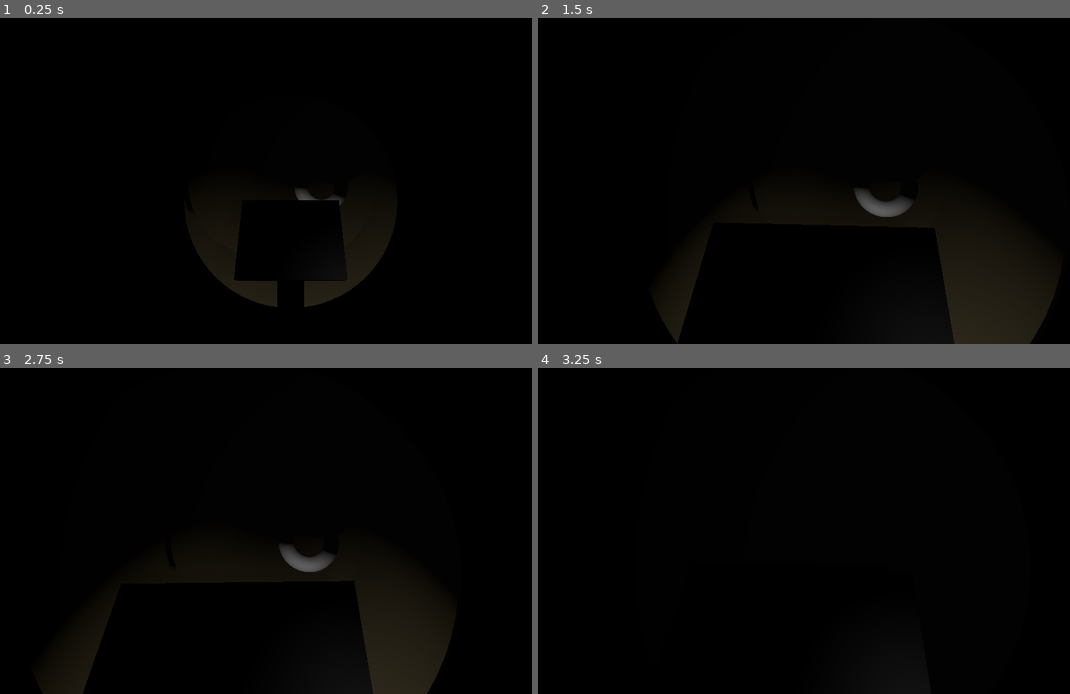
Above: before the commit, frames 1-4 (two rows, left to right).
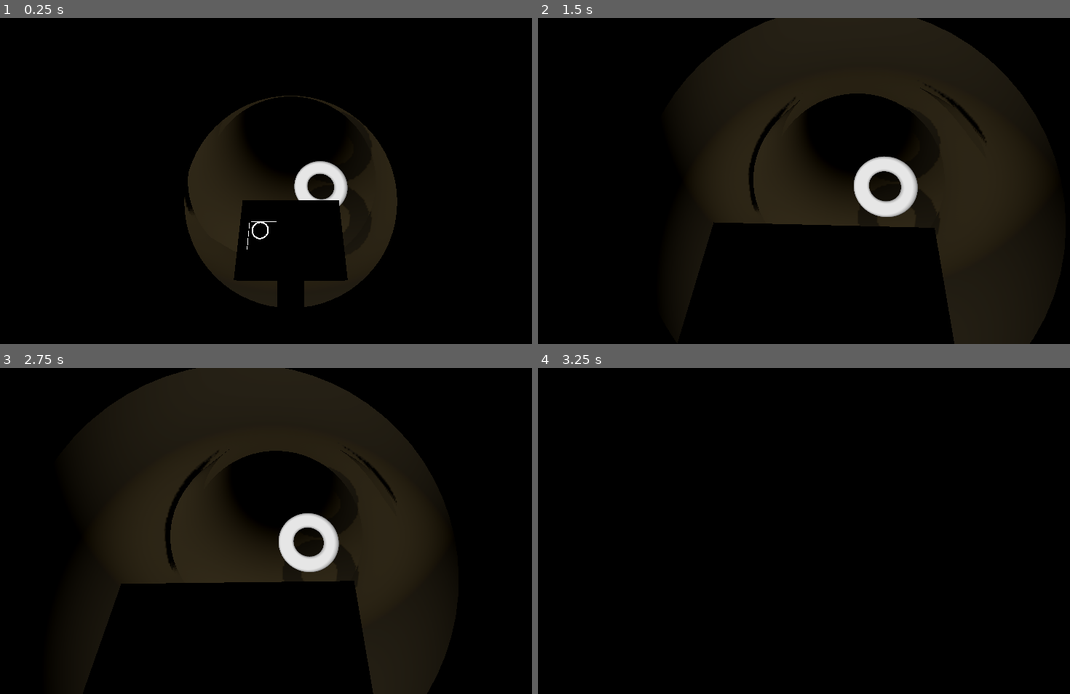
Above: after the commit, the same moments.

Repository: BVenturaDev/DeepDark
Game: Godot game, scene res://scenes/levels/dev_env.tscn
The game is run twice, just before and just after one commit, with the same random seed, the same clock (stepped at 60 frames per second) and the same inputs.
Inputs (mouse positions are in pixels of both pictures, inside the frame that each line leads up to):
- Up to frame 1 (0.25 s): no input
- Up to frame 2 (1.5 s): tap Enter at 0.5 s; move the mouse to (862, 181) at 0.52 s; hold K (cam_light) 0.53-1.28 s; hold W (move_forward) from 0.53 s (still down); tap Space at 1.25 s; move the mouse to (798, 181) at 1.27 s; tap . (next_camera) at 1.35 s
- Up to frame 3 (2.75 s): keep holding W (move_forward); tap Enter at 2 s; move the mouse to (303, 524) at 2.02 s; hold , (previous_camera) from 2.03 s (still down)
- Up to frame 4 (3.25 s): keep holding W (move_forward); tap Space at 2.75 s; move the mouse to (819, 537) at 2.77 s; release , (previous_camera) at 2.78 s; tap L (sub_lights) at 2.85 s

The runs differ from the first frame. In frame 1, 5.0% of the frame differs, in the area x 34-75%, y 23-80%; in frame 2, 27%; in frame 3, 27%, in the area x 18-83%, y 0-90%; in frame 4, less than 0.1%.

Commit message:
outline shader for targeted interactable

Diff:
--- /dev/null
+++ b/materials/entities/control_stick/control_stick.tres
@@ -0,0 +1,7 @@
+[gd_resource type="StandardMaterial3D" load_steps=2 format=3 uid="uid://b2f32i8oqiel6"]
+
+[ext_resource type="Material" uid="uid://b4haeeweoax2f" path="res://materials/entities/outline_shader.tres" id="1_0cadw"]
+
+[resource]
+next_pass = ExtResource("1_0cadw")
+albedo_color = Color(0.103744, 0.103744, 0.103744, 1)
--- /dev/null
+++ b/materials/entities/control_stick/control_stick_ball.tres
@@ -0,0 +1,7 @@
+[gd_resource type="StandardMaterial3D" load_steps=2 format=3 uid="uid://botq8e7fypm1a"]
+
+[ext_resource type="Material" uid="uid://b4haeeweoax2f" path="res://materials/entities/outline_shader.tres" id="1_86n82"]
+
+[resource]
+next_pass = ExtResource("1_86n82")
+albedo_color = Color(1, 0, 0, 1)
--- /dev/null
+++ b/materials/entities/control_stick/control_stick_base.tres
@@ -0,0 +1,7 @@
+[gd_resource type="StandardMaterial3D" load_steps=2 format=3 uid="uid://c8d8fxdr6u8b3"]
+
+[ext_resource type="Material" uid="uid://b4haeeweoax2f" path="res://materials/entities/outline_shader.tres" id="1_oetnt"]
+
+[resource]
+next_pass = ExtResource("1_oetnt")
+albedo_color = Color(0.166119, 0.211287, 0.251321, 1)
--- /dev/null
+++ b/materials/entities/outline_shader.tres
@@ -0,0 +1,11 @@
+[gd_resource type="ShaderMaterial" load_steps=2 format=3 uid="uid://b4haeeweoax2f"]
+
+[ext_resource type="Shader" path="res://shaders/outline_shader.gdshader" id="1_1q0bx"]
+
+[resource]
+resource_local_to_scene = true
+render_priority = 0
+shader = ExtResource("1_1q0bx")
+shader_parameter/outline_color = Color(1, 1, 1, 1)
+shader_parameter/outline_width = 2.0
+shader_parameter/is_targeted = false
--- a/materials/entities/submarine/screen_crt_shader.tres
+++ b/materials/entities/submarine/screen_crt_shader.tres
@@ -7,14 +7,14 @@
 shader_parameter/resolution = Vector2(640, 480)
 shader_parameter/scan_line_amount = 1.0
 shader_parameter/warp_amount = 0.056
-shader_parameter/noise_amount = 0.108
-shader_parameter/interference_amount = 0.2
+shader_parameter/noise_amount = 0.145
+shader_parameter/interference_amount = 0.357
 shader_parameter/grille_amount = 0.1
 shader_parameter/grille_size = 1.0
 shader_parameter/vignette_amount = 0.6
 shader_parameter/vignette_intensity = 0.4
 shader_parameter/aberation_amount = 0.5
-shader_parameter/roll_line_amount = 0.3
-shader_parameter/roll_speed = 8.43
+shader_parameter/roll_line_amount = 0.221
+shader_parameter/roll_speed = 6.202
 shader_parameter/scan_line_strength = -8.0
 shader_parameter/pixel_strength = -2.0
--- a/materials/entities/submarine/screen_sonar_shader.tres
+++ b/materials/entities/submarine/screen_sonar_shader.tres
@@ -18,4 +18,5 @@
 shader_parameter/blip_size = 0.1
 shader_parameter/blip_softness = 0.4
 shader_parameter/blip_presistence = 2.0
-shader_parameter/blip_position = Vector2(0.5, 0.5)
+shader_parameter/blip_positions = PackedVector2Array(0.5, 0.5, 0.5, 0)
+shader_parameter/num_blips = 2
--- /dev/null
+++ b/scenes/entities/control_stick.tscn
@@ -0,0 +1,47 @@
+[gd_scene load_steps=9 format=3 uid="uid://bts1wjevjq4hc"]
+
+[ext_resource type="Material" uid="uid://c8d8fxdr6u8b3" path="res://materials/entities/control_stick/control_stick_base.tres" id="1_g1qee"]
+[ext_resource type="Script" path="res://src/entities/control_stick.gd" id="1_okx1a"]
+[ext_resource type="Material" uid="uid://b2f32i8oqiel6" path="res://materials/entities/control_stick/control_stick.tres" id="2_boxof"]
+[ext_resource type="Material" uid="uid://botq8e7fypm1a" path="res://materials/entities/control_stick/control_stick_ball.tres" id="3_i7x0l"]
+
+[sub_resource type="BoxMesh" id="BoxMesh_asdoo"]
+resource_local_to_scene = true
+material = ExtResource("1_g1qee")
+size = Vector3(0.1, 0.05, 0.1)
+
+[sub_resource type="BoxShape3D" id="BoxShape3D_5pauc"]
+size = Vector3(0.25, 0.3, 0.25)
+
+[sub_resource type="CylinderMesh" id="CylinderMesh_yybb0"]
+material = ExtResource("2_boxof")
+top_radius = 0.01
+bottom_radius = 0.01
+height = 0.1
+
+[sub_resource type="SphereMesh" id="SphereMesh_4r1s2"]
+material = ExtResource("3_i7x0l")
+radius = 0.025
+height = 0.05
+
+[node name="ControlStick" type="StaticBody3D" groups=["interactable"]]
+collision_layer = 8
+collision_mask = 8
+script = ExtResource("1_okx1a")
+
+[node name="MeshInstance3DPad" type="MeshInstance3D" parent="."]
+mesh = SubResource("BoxMesh_asdoo")
+
+[node name="CollisionShape3D" type="CollisionShape3D" parent="."]
+transform = Transform3D(1, 0, 0, 0, 1, 0, 0, 0, 1, 0, 0.112705, 0)
+shape = SubResource("BoxShape3D_5pauc")
+
+[node name="TiltControl" type="Node3D" parent="."]
+
+[node name="MeshInstanceStick" type="MeshInstance3D" parent="TiltControl"]
+transform = Transform3D(1, 0, 0, 0, 1, 0, 0, 0, 1, 0, 0.0516827, 0)
+mesh = SubResource("CylinderMesh_yybb0")
+
+[node name="MeshInstanceBall" type="MeshInstance3D" parent="TiltControl"]
+transform = Transform3D(1, 0, 0, 0, 1, 0, 0, 0, 1, 0, 0.0991174, 0)
+mesh = SubResource("SphereMesh_4r1s2")
--- a/scenes/entities/player.tscn
+++ b/scenes/entities/player.tscn
@@ -20,6 +20,5 @@
 
 [node name="RayCast3D" type="RayCast3D" parent="Camera3D"]
 transform = Transform3D(1, 0, 0, 0, -4.37114e-08, -1, 0, 1, -4.37114e-08, 0, 0, 0)
-enabled = false
-target_position = Vector3(0, -3, 0)
-collision_mask = 4
+target_position = Vector3(0, -2, 0)
+collision_mask = 8
--- a/scenes/entities/screen.tscn
+++ b/scenes/entities/screen.tscn
@@ -18,17 +18,17 @@
 void fragment()
 {
 	ALBEDO = texture(screen_tex, vec2(UV.y, 1.0 - UV.x)).rgb;
-	EMISSION = texture(screen_tex, vec2(UV.x, 1.0 - UV.y)).rgb;
+	EMISSION = texture(screen_tex, vec2(UV.x, 1.0 - UV.y)).rgb * 2.0;
 }"
 
-[sub_resource type="ViewportTexture" id="ViewportTexture_e2asp"]
+[sub_resource type="ViewportTexture" id="ViewportTexture_hfskg"]
 viewport_path = NodePath("SubViewport")
 
 [sub_resource type="ShaderMaterial" id="ShaderMaterial_375h2"]
 resource_local_to_scene = true
 render_priority = 0
 shader = SubResource("Shader_1xnl0")
-shader_parameter/screen_tex = SubResource("ViewportTexture_e2asp")
+shader_parameter/screen_tex = SubResource("ViewportTexture_hfskg")
 
 [sub_resource type="PlaneMesh" id="PlaneMesh_y7p4j"]
 material = SubResource("ShaderMaterial_375h2")
@@ -118,6 +118,7 @@
 
 [node name="OmniLight3D" type="OmniLight3D" parent="."]
 transform = Transform3D(1, 0, 0, 0, 1, 0, 0, 0, 1, -0.167091, 0, 0)
+visible = false
 light_color = Color(0.400698, 0.400698, 0.400698, 1)
 light_energy = 0.25
 shadow_enabled = true
--- a/scenes/entities/sonar.tscn
+++ b/scenes/entities/sonar.tscn
@@ -1,5 +1,6 @@
-[gd_scene load_steps=9 format=3 uid="uid://ddf2i5yx54j38"]
+[gd_scene load_steps=10 format=3 uid="uid://ddf2i5yx54j38"]
 
+[ext_resource type="Script" path="res://src/entities/sonar.gd" id="1_ojl5k"]
 [ext_resource type="Material" uid="uid://cbij6u086jog0" path="res://materials/entities/submarine/sub_console.tres" id="2_xdl32"]
 [ext_resource type="Material" uid="uid://gisbr8fpgcmb" path="res://materials/entities/submarine/screen_crt_shader.tres" id="3_j3l0v"]
 [ext_resource type="Material" uid="uid://caii8n3gkv3ry" path="res://materials/entities/submarine/screen_sonar_shader.tres" id="3_n00mb"]
@@ -18,30 +19,32 @@
 void fragment()
 {
 	ALBEDO = texture(screen_tex, vec2(1.0 - UV.y, 1.0 - UV.x)).rgb;
-	//EMISSION = texture(screen_tex, vec2(UV.x, 1.0 - UV.y)).rgb * 0.01;
+	EMISSION = texture(screen_tex, vec2(UV.x, 1.0 - UV.y)).rgb * 2.0;
 }"
 
-[sub_resource type="ViewportTexture" id="ViewportTexture_rnwg2"]
+[sub_resource type="ViewportTexture" id="ViewportTexture_0fsin"]
 viewport_path = NodePath("SubViewport")
 
 [sub_resource type="ShaderMaterial" id="ShaderMaterial_5p4e7"]
 resource_local_to_scene = true
 render_priority = 0
 shader = SubResource("Shader_775js")
-shader_parameter/screen_tex = SubResource("ViewportTexture_rnwg2")
+shader_parameter/screen_tex = SubResource("ViewportTexture_0fsin")
 
 [sub_resource type="PlaneMesh" id="PlaneMesh_y7p4j"]
+resource_local_to_scene = true
 material = SubResource("ShaderMaterial_5p4e7")
 size = Vector2(0.7, 0.95)
 
 [node name="SonarScreen" type="Node3D"]
+script = ExtResource("1_ojl5k")
 
 [node name="MeshInstanceBase" type="MeshInstance3D" parent="."]
 transform = Transform3D(1, 0, 0, 0, 1, 0, 0, 0, 1, -0.0375602, 0, 0)
 mesh = SubResource("BoxMesh_lut70")
 
 [node name="MeshInstanceScreen" type="MeshInstance3D" parent="."]
-transform = Transform3D(-4.37114e-08, -1, 0, 1, -4.37114e-08, 0, 0, 0, 1, -0.0890678, 0, 0)
+transform = Transform3D(-4.37114e-08, -1, 0, 1, -4.37114e-08, 0, 0, 0, -1, -0.0890678, 0, 0)
 mesh = SubResource("PlaneMesh_y7p4j")
 
 [node name="SubViewport" type="SubViewport" parent="."]
@@ -66,6 +69,15 @@
 grow_horizontal = 2
 grow_vertical = 2
 
+[node name="Label" type="Label" parent="SubViewport/ScreenControl"]
+offset_right = 53.0
+offset_bottom = 23.0
+scale = Vector2(4, 4)
+theme_override_font_sizes/font_size = 9
+text = "Top"
+horizontal_alignment = 1
+vertical_alignment = 1
+
 [node name="ColorRectCRT" type="ColorRect" parent="SubViewport/ScreenControl"]
 material = ExtResource("3_j3l0v")
 layout_mode = 1
@@ -74,3 +86,17 @@
 anchor_bottom = 1.0
 grow_horizontal = 2
 grow_vertical = 2
+
+[node name="SonarCasts" type="Node3D" parent="."]
+
+[node name="OmniLight3D" type="OmniLight3D" parent="."]
+transform = Transform3D(1, 0, 0, 0, 1, 0, 0, 0, 1, -0.167091, 0, 0)
+visible = false
+light_color = Color(0.400698, 0.400698, 0.400698, 1)
+light_energy = 0.25
+shadow_enabled = true
+distance_fade_enabled = true
+distance_fade_begin = 1.0
+distance_fade_shadow = 3.0
+distance_fade_length = 3.0
+omni_range = 3.0
--- a/scenes/entities/submarine.tscn
+++ b/scenes/entities/submarine.tscn
@@ -1,11 +1,13 @@
-[gd_scene load_steps=17 format=3 uid="uid://c22ahfk2dg3k6"]
+[gd_scene load_steps=19 format=3 uid="uid://c22ahfk2dg3k6"]
 
 [ext_resource type="Script" path="res://src/entities/submarine.gd" id="1_0nxjb"]
 [ext_resource type="Material" uid="uid://cxcsdj6qq0kfx" path="res://materials/entities/submarine/sub_hull.tres" id="1_e21wt"]
 [ext_resource type="Material" uid="uid://bcy3miek1y1dy" path="res://materials/entities/submarine/sub_glass.tres" id="2_qn868"]
 [ext_resource type="Material" uid="uid://cbij6u086jog0" path="res://materials/entities/submarine/sub_console.tres" id="3_mvo7a"]
+[ext_resource type="PackedScene" uid="uid://bts1wjevjq4hc" path="res://scenes/entities/control_stick.tscn" id="5_51deg"]
 [ext_resource type="PackedScene" uid="uid://ilhuhfajpb2p" path="res://scenes/entities/player.tscn" id="5_hxsbj"]
 [ext_resource type="PackedScene" uid="uid://dedrie567uqc2" path="res://scenes/entities/screen.tscn" id="5_s7gew"]
+[ext_resource type="PackedScene" uid="uid://ddf2i5yx54j38" path="res://scenes/entities/sonar.tscn" id="6_8w5aq"]
 
 [sub_resource type="CylinderMesh" id="CylinderMesh_47y4j"]
 material = ExtResource("1_e21wt")
@@ -101,12 +103,15 @@
 mesh = SubResource("BoxMesh_bklx0")
 
 [node name="MeshInstanceConsole" type="MeshInstance3D" parent="Interior/Node3DInterior/Node3DControlConsole"]
-transform = Transform3D(0.891837, -0.452357, 4.72795e-09, 0.452357, 0.891837, -1.97732e-08, 4.72795e-09, 1.97732e-08, 1, -0.0254803, 0.345574, 1.11378e-09)
+transform = Transform3D(0.891007, -0.453991, 0, 0.453991, 0.891007, 0, 0, 0, 1, -0.0254803, 0.345574, 1.11378e-09)
 mesh = SubResource("BoxMesh_xlp7x")
 
 [node name="CollisionShape3D" type="CollisionShape3D" parent="Interior/Node3DInterior/Node3DControlConsole"]
 transform = Transform3D(1, 0, 0, 0, 1, 0, 0, 0, 1, 0, 0.237898, 0)
 shape = SubResource("BoxShape3D_x6j71")
+
+[node name="ControlStick" parent="Interior/Node3DInterior/Node3DControlConsole" instance=ExtResource("5_51deg")]
+transform = Transform3D(0.474611, 0.880196, 0, -0.880196, 0.474611, 0, 0, 0, 1, 0.00635505, 0.364075, 0.106151)
 
 [node name="CollisionShapeFloor" type="CollisionShape3D" parent="Interior"]
 transform = Transform3D(2, 0, 0, 0, 2, 0, 0, 0, 2, 0, -1.05437, 0)
@@ -153,11 +158,22 @@
 [node name="Camera3DRoof" parent="Interior/Screen/SubViewport/Node3DCameras" index="4"]
 transform = Transform3D(-1, -8.74228e-08, 3.82137e-15, 0, -4.37114e-08, -1, 8.74228e-08, -1, 4.37114e-08, -0.971, 1.038, 0)
 
+[node name="SonarScreen" parent="Interior" instance=ExtResource("6_8w5aq")]
+transform = Transform3D(-4.37114e-08, 0, -1, 0, 1, 0, 1, 0, -4.37114e-08, 0, 0, 0.967)
+
 [node name="Player" parent="." instance=ExtResource("5_hxsbj")]
 transform = Transform3D(-4.37114e-08, 0, 1, 0, 1, 0, -1, 0, -4.37114e-08, 0, -0.238117, 0)
 
-[node name="SpotLight3DHeadlight" type="SpotLight3D" parent="."]
-transform = Transform3D(-4.37114e-08, -0.573133, 0.819462, 0, 0.819462, 0.573133, -1, 2.50524e-08, -3.58198e-08, -2.09996, -1.02865, 9.1792e-08)
+[node name="Headlights" type="Node3D" parent="."]
+
+[node name="SpotLight3DHeadlight" type="SpotLight3D" parent="Headlights"]
+transform = Transform3D(-4.37114e-08, -0.258819, 0.965926, 0, 0.965926, 0.258819, -1, 1.13133e-08, -4.2222e-08, -2.09996, -1.02865, 9.1792e-08)
+light_energy = 10.0
+shadow_enabled = true
+spot_range = 200.0
+
+[node name="SpotLight3DHeadlight2" type="SpotLight3D" parent="Headlights"]
+transform = Transform3D(-4.37114e-08, 0.258819, 0.965926, 0, 0.965926, -0.258819, -1, -1.13133e-08, -4.2222e-08, -2.1, 1.029, 0)
 light_energy = 10.0
 shadow_enabled = true
 spot_range = 200.0
--- a/scenes/levels/dev_env.tscn
+++ b/scenes/levels/dev_env.tscn
@@ -88,3 +88,27 @@
 [node name="CollisionShape3D3" type="CollisionShape3D" parent="Cave/CaveWall2"]
 transform = Transform3D(-4.37114e-08, -1, 0, 1, -4.37114e-08, 0, 0, 0, 1, 0, -40, 0)
 shape = SubResource("BoxShape3D_x8ci7")
+
+[node name="CaveWall3" type="StaticBody3D" parent="Cave"]
+transform = Transform3D(1, 0, 0, 0, 0.55, -0.835165, 0, 0.835165, 0.55, 3.36063, 163.729, -291.571)
+
+[node name="MeshInstance3DCaveWall" type="MeshInstance3D" parent="Cave/CaveWall3"]
+transform = Transform3D(1, 0, 0, 0, -4.37114e-08, -1, 0, 1, -4.37114e-08, 0, 0, 0)
+mesh = ExtResource("3_n8g6l")
+skeleton = NodePath("../..")
+
+[node name="CollisionShape3D" type="CollisionShape3D" parent="Cave/CaveWall3"]
+transform = Transform3D(1, 0, 0, 0, 1, 0, 0, 0, 1, 40, 0, 0)
+shape = SubResource("BoxShape3D_x8ci7")
+
+[node name="CollisionShape3D4" type="CollisionShape3D" parent="Cave/CaveWall3"]
+transform = Transform3D(1, 0, 0, 0, 1, 0, 0, 0, 1, -40, 0, 0)
+shape = SubResource("BoxShape3D_x8ci7")
+
+[node name="CollisionShape3D2" type="CollisionShape3D" parent="Cave/CaveWall3"]
+transform = Transform3D(-4.37114e-08, -1, 0, 1, -4.37114e-08, 0, 0, 0, 1, 0, 40, 0)
+shape = SubResource("BoxShape3D_x8ci7")
+
+[node name="CollisionShape3D3" type="CollisionShape3D" parent="Cave/CaveWall3"]
+transform = Transform3D(-4.37114e-08, -1, 0, 1, -4.37114e-08, 0, 0, 0, 1, 0, -40, 0)
+shape = SubResource("BoxShape3D_x8ci7")
--- /dev/null
+++ b/shaders/outline_shader.gdshader
@@ -0,0 +1,62 @@
+/*shader_type spatial;
+
+render_mode unshaded;
+
+uniform sampler2D SCREEN_TEXTURE : hint_screen_texture;
+uniform vec4 outline_color : source_color;
+uniform float outline_width = 2.0;
+uniform bool is_targeted;
+
+void fragment() {
+	vec4 pixelated_texture = texture(SCREEN_TEXTURE, SCREEN_UV);
+	vec2 pixel_size = 1.0 / VIEWPORT_SIZE;
+
+	ALBEDO = pixelated_texture.rgb;
+	if (is_targeted)
+	{
+		for (int y = -1 * int(outline_width); y <= 1 * int(outline_width); y++)
+		{
+			for (int x = -1 * int(outline_width); x <= 1 * int(outline_width); x++)
+			{
+				vec4 outline_texture = texture(SCREEN_TEXTURE, SCREEN_UV + vec2(float(x), float(y)) * pixel_size);
+				if (outline_texture.a == 0.0 &&
+				SCREEN_UV.x + float(x) * pixel_size.x < 1.0 &&
+				SCREEN_UV.x + float(x) * pixel_size.x > 0.0 &&
+				SCREEN_UV.y + float(y) * pixel_size.y < 1.0 &&
+				SCREEN_UV.y + float(y) * pixel_size.y > 0.0)
+				{
+					ALBEDO = outline_color.rgb;
+					ALPHA = 1.0;
+				}
+			}
+		}
+	}
+}
+*/
+shader_type spatial;
+render_mode cull_front, unshaded;
+
+uniform vec4 outline_color : source_color;
+uniform float outline_width = 4.0;
+uniform bool is_targeted;
+
+void vertex() {
+	if (is_targeted)
+	{
+		vec4 clip_position = PROJECTION_MATRIX * (MODELVIEW_MATRIX * vec4(VERTEX, 1.0));
+		vec3 clip_normal = mat3(PROJECTION_MATRIX) * (mat3(MODELVIEW_MATRIX) * NORMAL);
+
+		vec2 offset = normalize(clip_normal.xy) / VIEWPORT_SIZE * clip_position.w * outline_width * 2.0;
+
+		clip_position.xy += offset;
+
+		POSITION = clip_position;
+	}
+}
+
+void fragment() {
+	ALBEDO = outline_color.rgb;
+	if (outline_color.a < 1.0) {
+		ALPHA = outline_color.a;
+	}
+}
--- a/shaders/screen_shader.gdshader
+++ b/shaders/screen_shader.gdshader
@@ -6,5 +6,5 @@
 void fragment()
 {
 	ALBEDO = texture(screen_tex, vec2(UV.y, 1.0 - UV.x)).rgb;
-	EMISSION = texture(screen_tex, vec2(UV.x, 1.0 - UV.y)).rgb;
+	EMISSION = texture(screen_tex, vec2(UV.x, 1.0 - UV.y)).rgb * 2.0;
 }
--- a/shaders/sonar_shader.gdshader
+++ b/shaders/sonar_shader.gdshader
@@ -18,7 +18,8 @@
 uniform float blip_size : hint_range(0.0, 0.5) = 0.1;
 uniform float blip_softness : hint_range(0.0, 1.0) = 0.4;
 uniform float blip_presistence : hint_range(1.0, 5.0) = 2.0;
-uniform vec2 blip_position = vec2(0.5, 0.5);
+uniform vec2[64] blip_positions;
+uniform int num_blips;
 
 float greater_than(float x, float y) {
   return max(sign(x - y), 0.0);
@@ -28,41 +29,44 @@
 	vec2 uv = UV * 2.0 - 1.0;
 	float a = (atan(uv.y, uv.x) + 3.141592656) / 6.283185312;
 	float l = length(uv);
+	COLOR.rgb = vec3(0.0, 0.0, 0.0);
+	//	Uncomment the following line if you are applying the shader to a TextureRect and using a version of Godot before 4.
+	//	COLOR = texture(TEXTURE,UV);
 
-//	Uncomment the following line if you are applying the shader to a TextureRect and using a version of Godot before 4.
-//	COLOR = texture(TEXTURE,UV);
-
-//	If you do not want to render the range and sector lines remove the following line of code.
-//	If you want to only render the range lines replace the following line of code with:
-//	COLOR.rgb = mix(COLOR.rgb, line_color.rgb, line_color.a * greater_than(mod(l, 1.0 / range_lines) * range_lines, 1.0 - line_width * range_lines));
-//	If you only want to render the sector lines replace the following line of code with:
-//	COLOR.rgb = mix(COLOR.rgb, line_color.rgb, line_color.a * greater_than(abs(mod(a, 1.0 / sector_lines) * sector_lines * 2.0 - 1.0), 1.0 - (line_width / 6.283185312 / l) * sector_lines));
+	//	If you do not want to render the range and sector lines remove the following line of code.
+	//	If you want to only render the range lines replace the following line of code with:
+	//	COLOR.rgb = mix(COLOR.rgb, line_color.rgb, line_color.a * greater_than(mod(l, 1.0 / range_lines) * range_lines, 1.0 - line_width * range_lines));
+	//	If you only want to render the sector lines replace the following line of code with:
+	//	COLOR.rgb = mix(COLOR.rgb, line_color.rgb, line_color.a * greater_than(abs(mod(a, 1.0 / sector_lines) * sector_lines * 2.0 - 1.0), 1.0 - (line_width / 6.283185312 / l) * sector_lines));
 	COLOR.rgb = mix(COLOR.rgb, line_color.rgb, line_color.a * max(greater_than(mod(l, 1.0 / range_lines) * range_lines, 1.0 - line_width * range_lines), greater_than(abs(mod(a, 1.0 / sector_lines) * sector_lines * 2.0 - 1.0), 1.0 - (line_width / 6.283185312 / l) * sector_lines)));
 
-//	When using this shader in a game I suggest removing the following line of code and
-//	replacing all occurrences of 'current_beam_angle' with 'beam_angle'.
-//	You should then manually set the shader's beam_angle parameter so you know where the beam is
-//	and therefore when the blip is not visible and its position can be updated.
+	//	When using this shader in a game I suggest removing the following line of code and
+	//	replacing all occurrences of 'current_beam_angle' with 'beam_angle'.
+	//	You should then manually set the shader's beam_angle parameter so you know where the beam is
+	//	and therefore when the blip is not visible and its position can be updated.
 	float current_beam_angle = mod(beam_angle * TIME, 1.0);
 
 	a = a - 1.0 * greater_than(a, current_beam_angle);
 
-//	If you do not want to render the trail remove the following line of code.
+	//	If you do not want to render the trail remove the following line of code.
 	COLOR.rgb = mix(COLOR.rgb, trail_color.rgb, trail_color.a * max(0.0, (1.0 - (current_beam_angle - a) / trail_width)));
 
-//	If you do not want to render the beam remove the following line of code.
+	//	If you do not want to render the beam remove the following line of code.
 	COLOR.rgb = mix(COLOR.rgb, beam_color.rgb, beam_color.a * greater_than(a, current_beam_angle - beam_width));
 
-//	If you do not want to render the blip remove the following code block.
-//	The blip's x and y coordinates should be within the range -1.0 to 1.0.
-//	The blip will not be displayed if it is exactly in the centre at 0.0, 0.0.
-	float bl = length(blip_position - uv);
-	float blip_angle = (atan(blip_position.y, blip_position.x) + 3.141592656) / 6.283185312;
-	blip_angle = blip_angle - 1.0 * greater_than(blip_angle, current_beam_angle);
-	COLOR.rgb = mix(COLOR.rgb, blip_color.rgb, blip_color.a * max(0.0, pow((blip_size - bl) / blip_size, blip_softness) - min(1.0, (current_beam_angle - blip_angle) * blip_presistence)));
+	//	If you do not want to render the blip remove the following code block.
+	//	The blip's x and y coordinates should be within the range -1.0 to 1.0.
+	//	The blip will not be displayed if it is exactly in the centre at 0.0, 0.0.
+	for (int i = 0; i < num_blips; i++)
+	{
+		float bl = length(blip_positions[i] - uv);
+		float blip_angle = (atan(blip_positions[i].y, blip_positions[i].x) + 3.141592656) / 6.283185312;
+		blip_angle = blip_angle - 1.0 * greater_than(blip_angle, current_beam_angle);
+		COLOR.rgb = mix(COLOR.rgb, blip_color.rgb, blip_color.a * max(0.0, pow((blip_size - bl) / blip_size, blip_softness) - min(1.0, (current_beam_angle - blip_angle) * blip_presistence)));
+	}
 
-//	If you do not want the edges to be transparent remove the following line of code.
-//	If you always want the edges to be transparent replace the following line of code with:
-//	COLOR.a *= greater_than(1.0, l);
+	//	If you do not want the edges to be transparent remove the following line of code.
+	//	If you always want the edges to be transparent replace the following line of code with:
+	//	COLOR.a *= greater_than(1.0, l);
 	COLOR.a *= max(sign(1.0 - l), float(show_edges));
 }
--- /dev/null
+++ b/src/entities/control_stick.gd
@@ -0,0 +1,22 @@
+extends StaticBody3D
+
+@onready var Pad = $MeshInstance3DPad
+@onready var Stick = $TiltControl/MeshInstanceStick
+@onready var Ball = $TiltControl/MeshInstanceBall
+
+var targeted = false
+
+func change_targeted(is_targeted):
+	if targeted != is_targeted:
+		targeted = is_targeted
+		Pad.get_active_material(0).next_pass.set("shader_parameter/is_targeted", targeted)
+		Stick.get_active_material(0).next_pass.set("shader_parameter/is_targeted", targeted)
+		Ball.get_active_material(0).next_pass.set("shader_parameter/is_targeted", targeted)
+
+# Called when the node enters the scene tree for the first time.
+func _ready():
+	pass # Replace with function body.
+
+# Called every frame. 'delta' is the elapsed time since the previous frame.
+func _process(_delta):
+	pass
--- a/src/entities/player.gd
+++ b/src/entities/player.gd
@@ -1,8 +1,12 @@
 extends CharacterBody3D
+
+@onready var InteractCast = $Camera3D/RayCast3D
 
 const SPEED = 150.0
 const STOP_SPEED = 50.0
 var mouse_sens = 0.002
+var interacting = false
+var last_target
 
 # Get the gravity from the project settings to be synced with RigidBody nodes.
 var gravity = ProjectSettings.get_setting("physics/3d/default_gravity")
@@ -14,6 +18,19 @@
 	Input.set_mouse_mode(Input.MOUSE_MODE_CAPTURED)
 
 func _physics_process(delta):
+	# Check for Interaction
+	if InteractCast.is_colliding() and InteractCast.get_collider():
+		var target = InteractCast.get_collider()
+		if target.is_in_group("interactable"):
+			if not target.targeted:
+				interacting = true
+				target.change_targeted(true)
+				last_target = target
+	else:
+		if last_target:
+			last_target.change_targeted(false)
+		interacting = false
+
 	# Add the gravity.
 	if not is_on_floor():
 		velocity.y -= gravity * delta
--- /dev/null
+++ b/src/entities/sonar.gd
@@ -0,0 +1,12 @@
+extends Node3D
+
+@onready var sonar_tex = $SubViewport/ScreenControl/ColorRectSonar
+
+# Called when the node enters the scene tree for the first time.
+func _ready():
+	# Setup Screen
+	$MeshInstanceScreen.get_active_material(0).set("shader_parameter/screen_tex", $SubViewport.get_texture())
+
+# Called every frame. 'delta' is the elapsed time since the previous frame.
+func _process(_delta):
+	pass
--- a/src/entities/submarine.gd
+++ b/src/entities/submarine.gd
@@ -7,7 +7,7 @@
 const MAX_SPEED = 20.0
 
 @onready var player = $Player
-@onready var headlights = $SpotLight3DHeadlight
+@onready var headlights = $Headlights
 
 func _physics_process(delta):
 	if Input.is_action_pressed("sub_left"):
